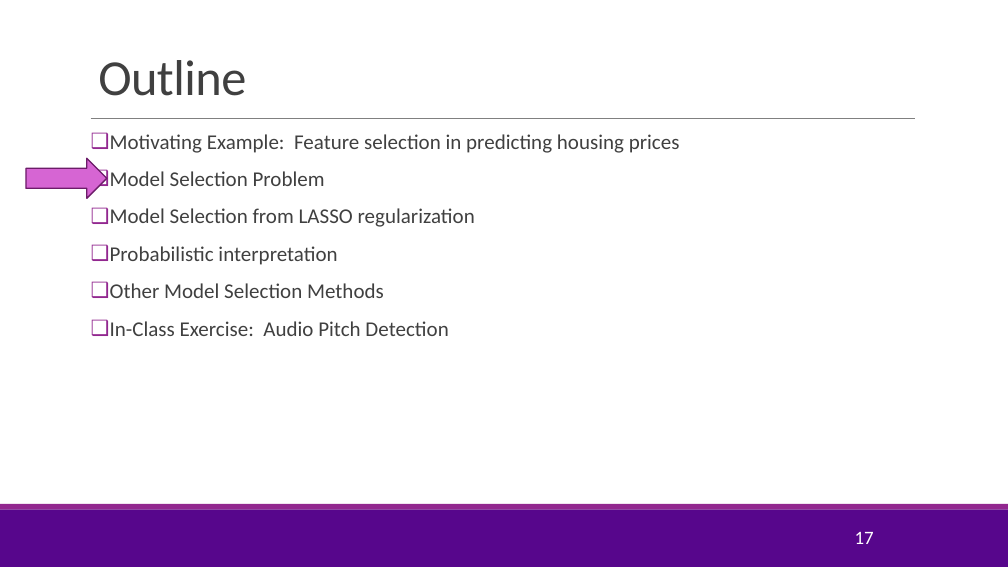
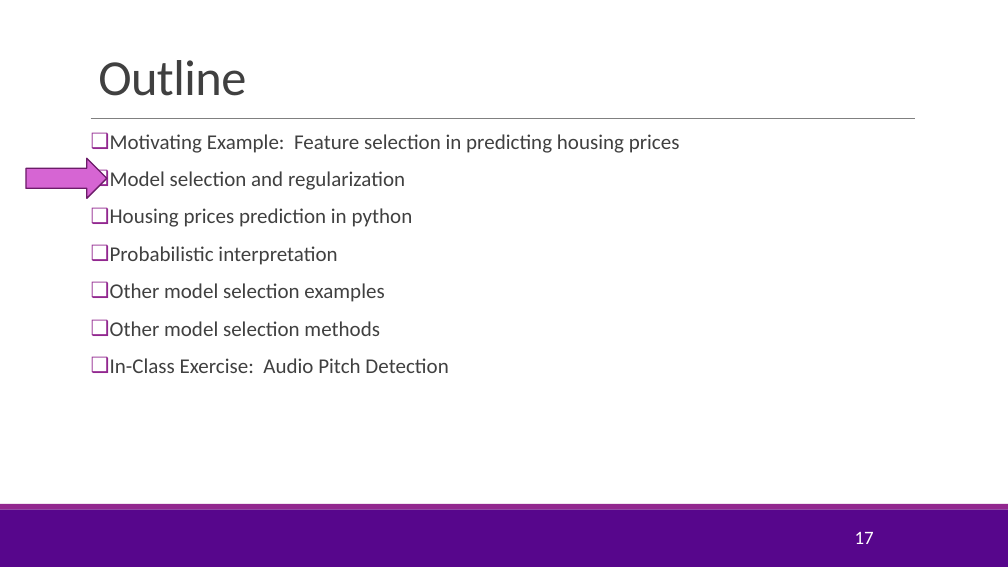
Before and after one commit to sdrangan/introml, a slide deck: slide 17 of lectures/Lect05_Lasso.pptx. Drawn at 1008x567 pixels with LibreOffice and Linux fonts; fonts in the diff are those of the drawing; background and template pictures are left out. Boxes give left, top, right and bottom in pixels: in the first picture for what was removed or moved away, otherwise in the second. Text is boxed around its words. In the diff, an @@ line names an element or a change of style, - is before the commit and + after.

```diff
--- a/lectures/Lect05_Lasso.pptx
+++ b/lectures/Lect05_Lasso.pptx
@@ text at <box>110,171,413,227</box>: text changed @@
-❑ Model Selection Problem
-❑ Model Selection from LASSO regularization
+❑ Model selection and regularization
+❑ Housing prices prediction in python
@@ text at <box>110,283,384,336</box>: text changed @@
-❑ Other Model Selection Methods
+❑ Other model selection examples
+❑ Other model selection methods
```
Also in this commit, not shown: 16 other slides changed, 4 slides added, 2 slides removed, 4 other files.
